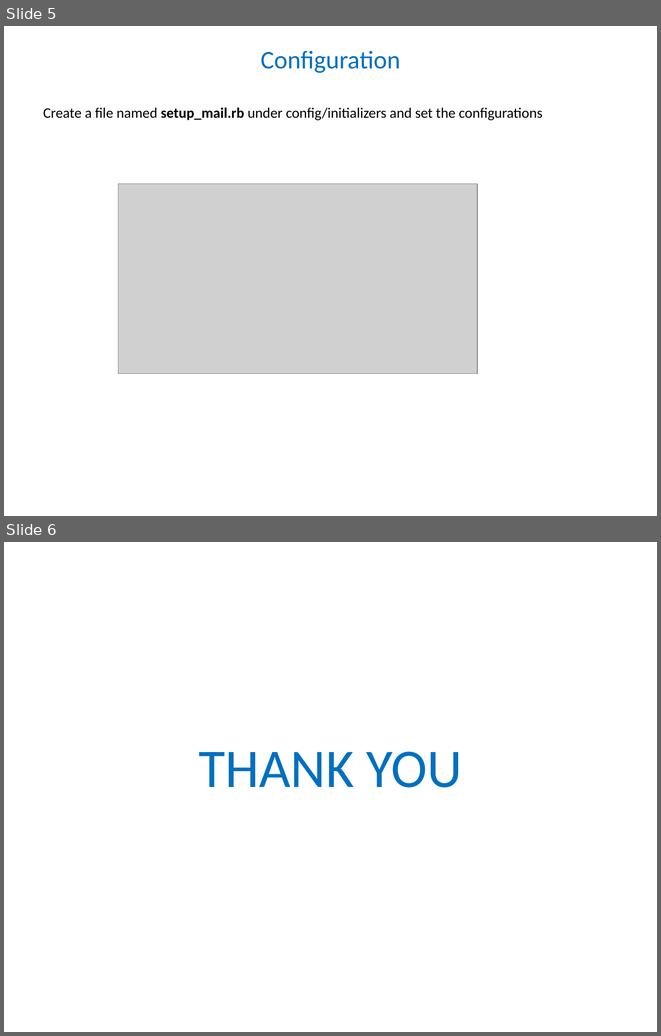
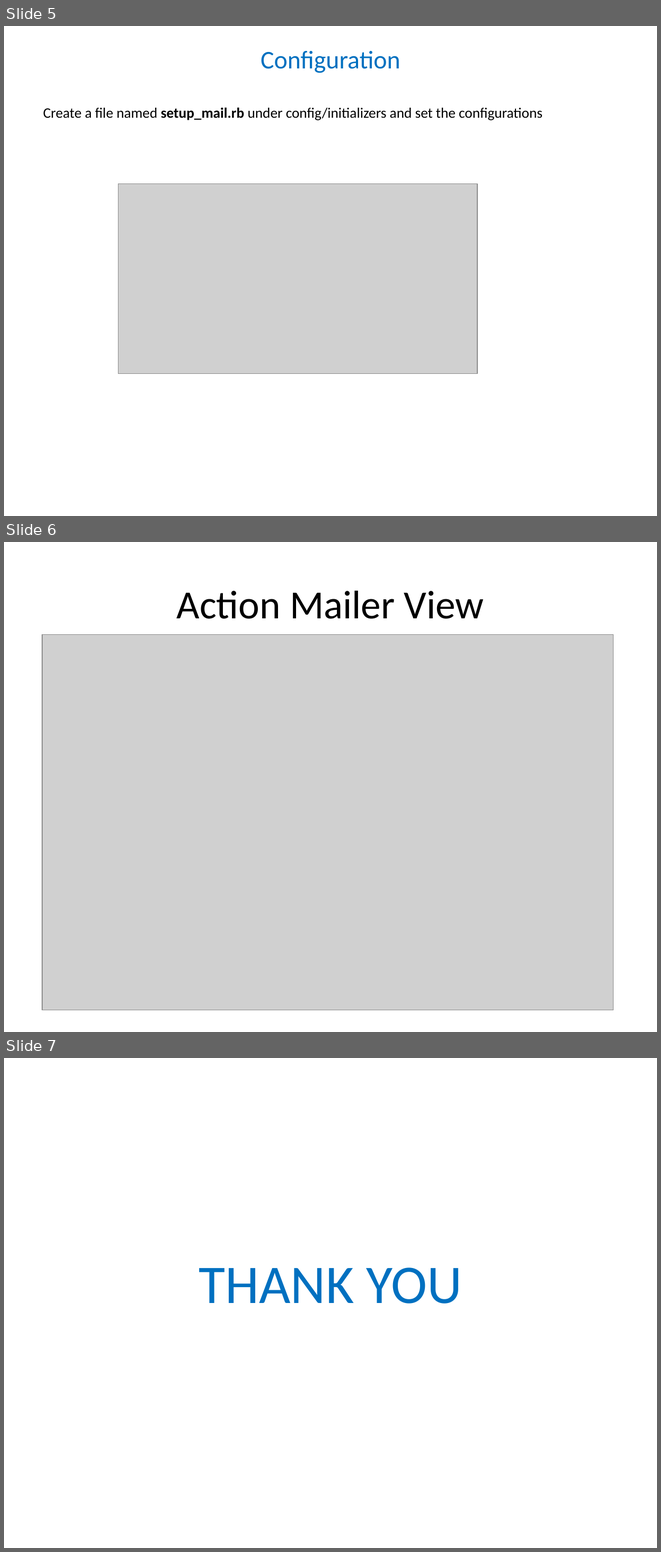
Before and after one commit to rubypool/rails-training-material, a slide deck: mailers_rails.pptx. Shown one above the other, each under a label of ours: slides 5 and 6 before the commit, slides 5, 6 and 7 after it. The pictures are 661x1036 and 661x1552 pixels, drawn with LibreOffice and Linux fonts; fonts in the diff are those of the drawing; grey boxes stand for pictures. Boxes give left, top, right and bottom in pixels: in the first picture for what was removed or moved away, otherwise in the second. Text is boxed around its words. In the diff, an @@ line names an element or a change of style, - is before the commit and + after.

```diff
--- a/mailers_rails.pptx
+++ b/mailers_rails.pptx
@@ slide 6 added at (x1=4, y1=542, x2=657, y2=1032), background #FFFFFF @@
@@ title added at (x1=177, y1=590, x2=484, y2=619), 44 pt, text #000000 @@
+Action Mailer View
@@ picture added at (x1=42, y1=634, x2=613, y2=1009) @@
@@ what was slide 6 is now slide 7 @@
```
Also in this commit, not shown: 1 other file.
